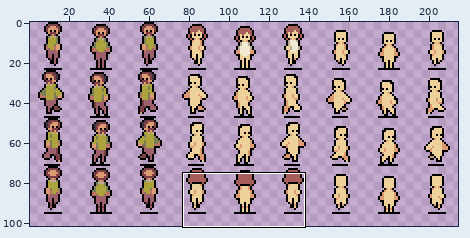
File history of a pixel-art file, ART/Jacson/Sprites/NPCs.aseprite. The picture above shows the old version from afar; the outline marks the close-up.
Close-up. Earlier state:
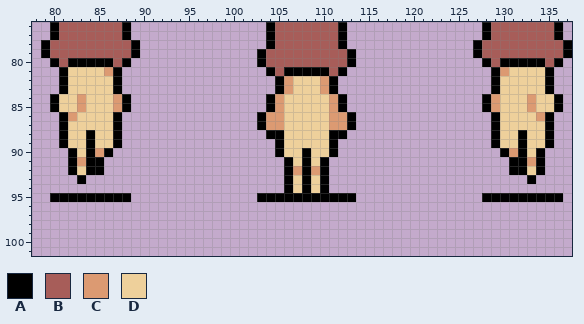
288x192 pixels, 1 frame. Shown: x 78..137, y 76..101. The wide view leaves out empty margins. The commit also changed other parts of the picture, which this record leaves out.
Visible layers, top first: "Hair", "Clothing", "Fleshy".
Palette (. is transparent): A #000000  B #a75d59  C #dc9a72  D #eed09b
Pixels before, first column x 79:
76 .ABBBBBBBA...............ABBBBBBBA...............ABBBBBBBA.
77 .ABBBBBBBA...............ABBBBBBBA...............ABBBBBBBA.
78 ABBBBBBBBBA..............ABBBBBBBA..............ABBBBBBBBBA
79 ABBBBBBBBBA.............ABBBBBBBBBA.............ABBBBBBBBBA
80 .ABAAAAABA..............ABBBBBBBBBA..............ABAAAAABA.
81 ..ADDDDCA................ABAAAAABA................ACDDDDA..
82 ..ADDDDDA.................ACDDDCA.................ADDDDDA..
83 ..ADDDDDA.................ACDDDCA.................ADDDDDA..
84 .ADDCDDDCA...............ACDDDDDCA...............ACDDDCDDA.
85 .ADDCDDDCA...............ACDDDDDCA...............ACDDDCDDA.
86 ..ACDDDDA...............ACCDDDDDCCA...............ADDDDCA..
87 ..ADDDDDA...............ACCDDDDDCCA...............ADDDDDA..
88 ..ADDADDA................AADDDDDAA................ADDADDA..
89 ..ADDADDA.................ADDDDDA.................ADDADDA..
90 ...ADACA..................ADDADDA..................ACADA...
91 ...ACAA....................ADADA....................AACA...
92 ...ADAA....................ACACA....................AADA...
93 ....A......................ADADA......................A....
94 ...........................ADADA...........................
95 .AAAAAAAAA..............AAAAAAAAAAA..............AAAAAAAAA.
The same view after the edit:
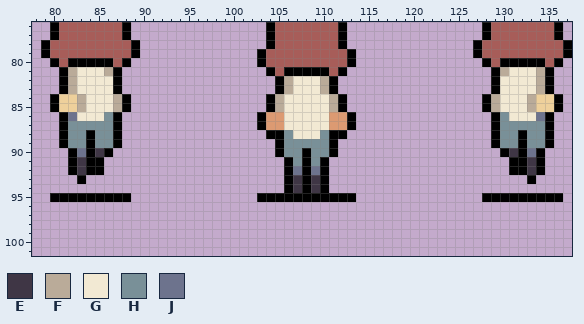
Colours new in this view: E #3f3645  F #baab99  G #f2e9d3  H #799098  J #6d738d
Difference:
Layer "Clothing":
Colour E replaces colour C in row 90 at x 85 and 131; in row 91 at x 83 and 133.
Colour E replaces colour D in row 92 at x 83 and 133; in rows 93 to 94 at x 107 and 109.
Colour F replaces colour C in row 81 at x 86 and 130; in rows 82 to 83 at x 106 and 110; in rows 84 to 85 at x 83, 87, 105, 111, 129 and 133.
Colour F replaces colour D in rows 81 to 83 at x 82 and 134.
Colour G replaces colour D in row 81 at x 83 to 85 and 131 to 133; in rows 82 to 83 at x 83 to 86, 107 to 109 and 130 to 133; in rows 84 to 85 at x 84 to 86, 106 to 110 and 130 to 132; in row 86 at x 83 to 85, 106 to 110 and 131 to 133; in row 87 at x 106 to 110; in row 88 at x 107 to 109.
Colour H replaces colour D in row 86 at x 86 and 130; in row 87 at x 82 to 86 and 130 to 134; in row 88 at x 82 to 83, 85 to 86, 106, 110, 130 to 131 and 133 to 134; in row 89 at x 82 to 83, 85 to 86, 106 to 110, 130 to 131 and 133 to 134; in row 90 at x 106 to 107 and 109 to 110; in row 91 at x 107 and 109.
Colour J replaces colour C in row 86 at x 82 and 134; in row 92 at x 107 and 109.
Colour J replaces colour D in row 90 at x 83 and 133.
